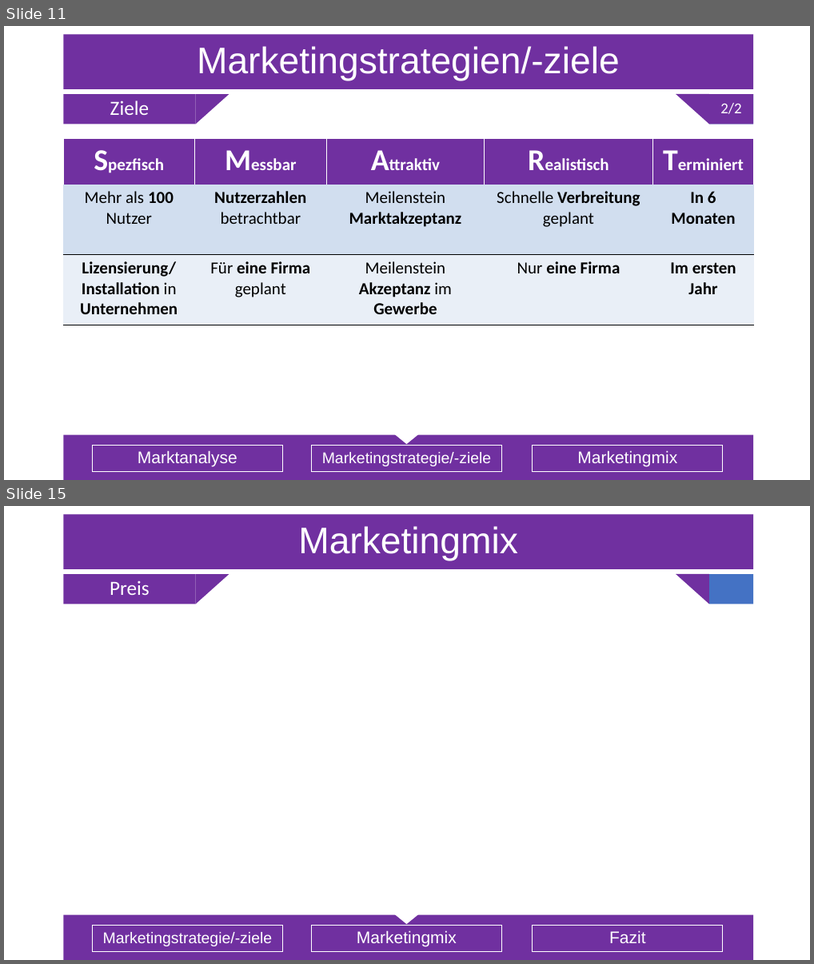
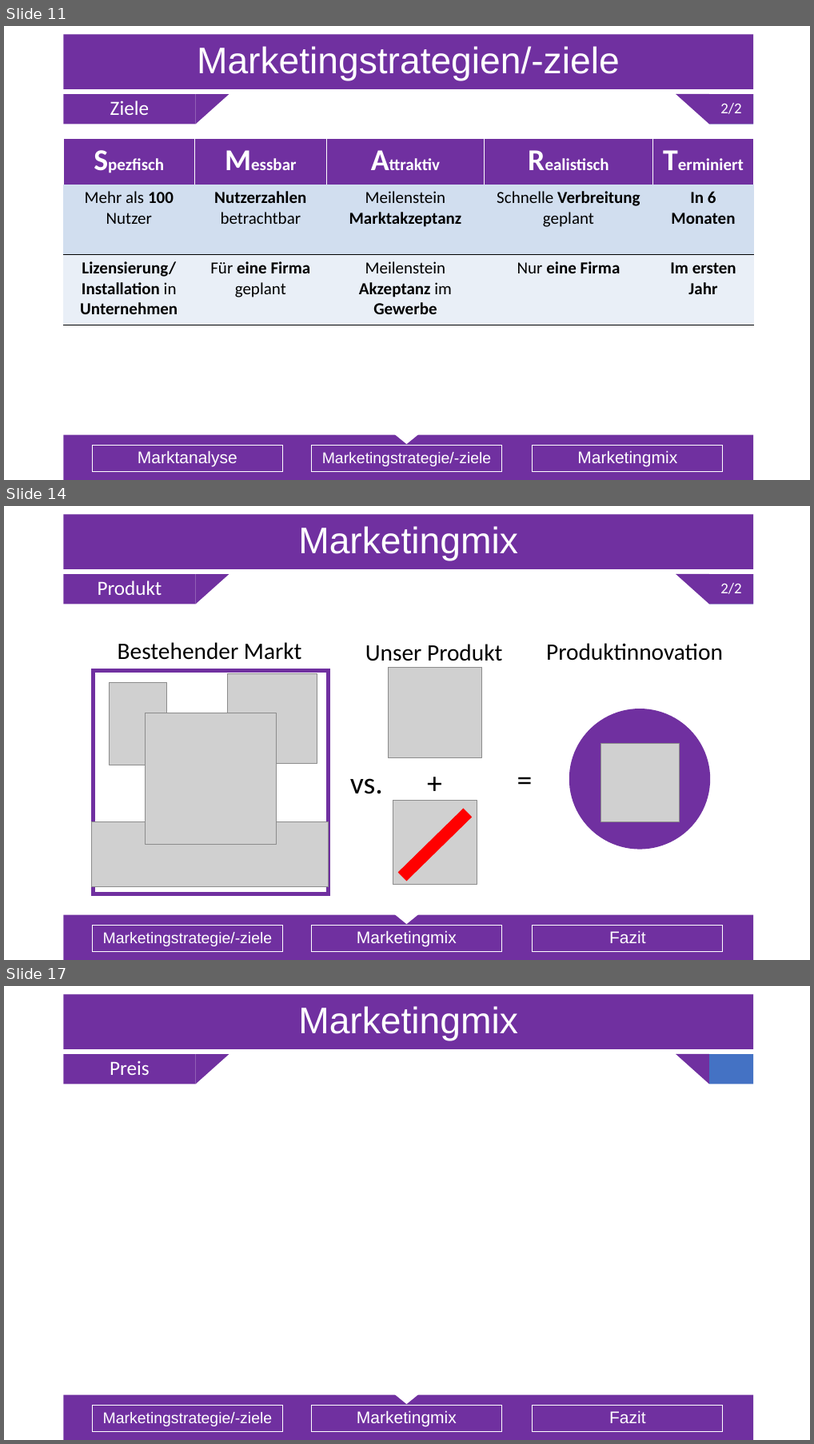
Before and after one commit to Sl0thking/mp_gproz_scrumiverse, a slide deck: 5_Präsentation/Projektpräsentation_Serfling.pptx. Shown one above the other, each under a label of ours: slides 11 and 15 before the commit, slides 11, 14 and 17 after it; the slides between them are not shown. The pictures are 814x964 and 814x1444 pixels, drawn with LibreOffice and Linux fonts; fonts in the diff are those of the drawing; grey boxes stand for pictures. Boxes give left, top, right and bottom in pixels: in the first picture for what was removed or moved away, otherwise in the second. Text is boxed around its words. In the diff, an @@ line names an element or a change of style, - is before the commit and + after.

```diff
--- a/5_Präsentation/Projektpräsentation_Serfling.pptx
+++ b/5_Präsentation/Projektpräsentation_Serfling.pptx
@@ slide 14 added at (4,506,810,960), background #FFFFFF; not listed: 5 template elements that a slide beside it also shows @@
@@ title added at (63,515,754,569), fill #7030A0, outline #325491 1 pt, 44 pt, text #FFFFFF @@
+Marketingmix
@@ text added at (63,574,195,604), fill #7030A0, 24 pt, text #FFFFFF @@
+Produkt
@@ text added at (710,574,754,604), fill #7030A0, 18 pt, text #FFFFFF @@
+2/2
@@ text added at (118,642,302,660), 28 pt, text #000000 @@
+Bestehender Markt
@@ text added at (366,644,502,661), 28 pt, text #000000 @@
+Unser Produkt
@@ text added at (546,643,723,660), 28 pt, text #000000 @@
+Produktinnovation
@@ rectangle added at (94,670,329,894), outline #7030A0 4.5 pt @@
@@ picture added at (228,673,317,763) @@
@@ picture added at (388,668,482,758) @@
@@ picture added at (110,682,166,764) @@
@@ picture added at (145,713,276,844) @@
@@ ellipse added at (570,708,710,849), fill #7030A0 @@
@@ picture added at (601,743,680,822) @@
@@ text added at (422,760,449,804), 36 pt, text #000000 @@
++
@@ text added at (511,757,538,800), 36 pt, text #000000 @@
+=
@@ text added at (350,778,383,794), 36 pt, text #000000 @@
+vs.
@@ picture added at (393,800,477,884) @@
@@ rectangle added at (398,808,472,880), fill #FF0000 @@
@@ picture added at (92,822,329,887) @@
@@ text added at (92,924,283,952), outline #FFFFFF 0.75 pt, 18.5 pt, text #FFFFFF @@
+Marketingstrategie/-ziele
@@ text added at (312,924,502,952), outline #FFFFFF 0.75 pt, 20 pt, text #FFFFFF @@
+Marketingmix
@@ text added at (533,924,723,952), outline #FFFFFF 0.75 pt, 20 pt, text #FFFFFF @@
+Fazit
@@ what was slide 15 is now slide 17 @@
```
Also in this commit, not shown: 3 slides changed, 1 other slide added.
